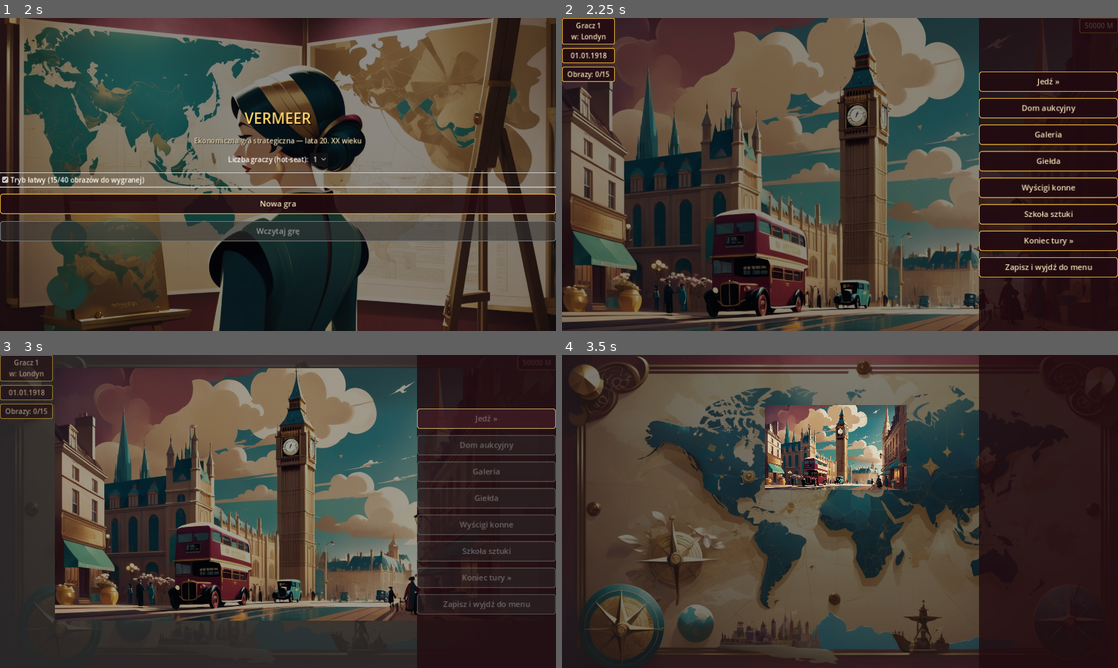
Above: before the commit, frames 1-4 (two rows, left to right).
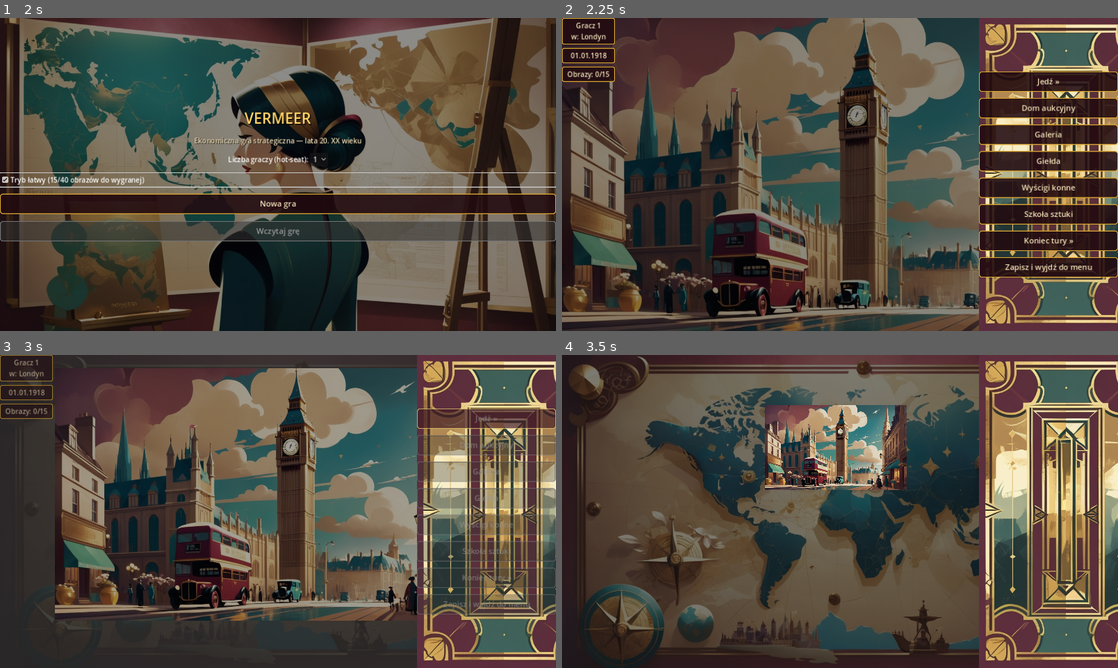
Above: after the commit, the same moments.

Repository: cinekm20/the-forger-retro-tycoon
Game: Godot game, scene res://scenes/main_menu/MainMenu.tscn
Two runs of this game, one before a commit and one after it. Both use one fixed random seed, a clock stepped at 60 frames per second and the inputs below.
Inputs:
- Up to frame 1 (2 s): click "1" at 0.5 s; click "Tryb łatwy (15/40 obrazów do …" at 1.25 s
- Up to frame 2 (2.25 s): click "Nowa gra" at 2 s
- Up to frame 3 (3 s): click "Jedź »" at 2.75 s
- Up to frame 4 (3.5 s): no input

Frame 1 is identical in both runs. In frame 2, 13% of the frame differs, in the area x 75-100%, y 0-100%; in frame 3, 23%; in frame 4, 25%.

Commit message:
Podepnij ozdobną ramkę Art Deco za menu Huba
make_root_side() dostał nowy parametr use_menu_frame — zamiast zwykłego
półprzezroczystego ColorRect renderuje NinePatchRect z menu_frame.jpg,
z marginesem 200px (zmierzone bezpośrednio na pliku 896×896 — płaski
kremowy środek zaczyna się tam), więc ornamentyka narożników zostaje
ostra niezależnie od tego, ile pozycji ma menu w danym mieście. Domyślnie
false — TravelMap.gd/TravelAnimation.gd nadal dostają zwykłe tło, tylko
Hub.gd używa ramki.

Grafika nie ma przezroczystości (płaskie kremowe tło zamiast alpha), ale
przy NinePatchRect to bez znaczenia — środek po prostu wypełnia się tym
samym kremowym kolorem, do którego i tak dociągnięta jest reszta palety.

Diff:
--- a/game/scenes/hub/Hub.gd
+++ b/game/scenes/hub/Hub.gd
@@ -52,8 +52,9 @@
 
 	## Panel boczny na menu nawigacyjne — zostaje w prawym dolnym rogu,
 	## zgodnie z oryginałem, ale bez informacji statusu (te są teraz w
-	## top_row powyżej).
-	root_panel = ScreenHelpers.make_root_side(self)
+	## top_row powyżej). use_menu_frame=true: ozdobna ramka Art Deco
+	## zamiast zwykłego półprzezroczystego tła (docs/GRAFIKA_LEONARDO.md §10).
+	root_panel = ScreenHelpers.make_root_side(self, true, true)
 
 	travel_button = ScreenHelpers.make_button(root_panel, "Jedź »", _on_travel_pressed)
 
--- a/game/scripts/ui/screen_helpers.gd
+++ b/game/scripts/ui/screen_helpers.gd
@@ -47,22 +47,48 @@
 
 const SIDE_PANEL_WIDTH := 320.0
 
+## Ozdobna ramka menu (docs/GRAFIKA_LEONARDO.md §10) — kwadratowa grafika
+## 896×896 z płaskim środkiem zaczynającym się ok. 200px od każdej
+## krawędzi (zmierzone bezpośrednio na pliku). NinePatchRect z tymi
+## marginesami rozciąga tylko płaski środek, ostre narożniki/ornamentyka
+## zostają nietknięte niezależnie od wysokości panelu (różne miasta mają
+## różną liczbę pozycji w menu).
+const MENU_FRAME_TEXTURE := "res://art/ui/menu_frame.jpg"
+const MENU_FRAME_PATCH_MARGIN := 200
+
 ## Wąski panel przy krawędzi ekranu (stała szerokość, pełna wysokość) z
-## półprzezroczystym tłem pod przyciskami — dla ekranów, gdzie reszta
-## ekranu (np. mapa z klikalnymi pinezkami) musi zostać odsłonięta, a nie
-## tylko odsłonięta w pionie jak przy make_root() (ten pełną szerokością
-## i tak zasłaniał grafikę pod spodem). Anchory/offsety ustawiane RĘCZNIE,
-## nie przez set_anchors_preset() — ten liczy offsety na podstawie
-## rozmiaru kontenera W MOMENCIE WYWOŁANIA (czyli 0×0, zanim dojdą
-## jakiekolwiek dzieci), więc dla non-pełnoekranowych presetów zostaje
-## trwale zablokowany na zerowym rozmiarze. Ręczne anchory z ułamkowym
-## anchor + stałym pikselowym offsetem nie mają tego problemu.
-static func make_root_side(parent: Control, on_right: bool = true) -> VBoxContainer:
-	var panel_bg := ColorRect.new()
-	panel_bg.color = Color(COLOR_BURGUNDY_DARK.r, COLOR_BURGUNDY_DARK.g, COLOR_BURGUNDY_DARK.b, 0.8)
-	panel_bg.mouse_filter = Control.MOUSE_FILTER_IGNORE
-	_anchor_side_strip(panel_bg, on_right)
-	parent.add_child(panel_bg)
+## tłem pod przyciskami — dla ekranów, gdzie reszta ekranu (np. mapa z
+## klikalnymi pinezkami) musi zostać odsłonięta, a nie tylko odsłonięta w
+## pionie jak przy make_root() (ten pełną szerokością i tak zasłaniał
+## grafikę pod spodem). Anchory/offsety ustawiane RĘCZNIE, nie przez
+## set_anchors_preset() — ten liczy offsety na podstawie rozmiaru
+## kontenera W MOMENCIE WYWOŁANIA (czyli 0×0, zanim dojdą jakiekolwiek
+## dzieci), więc dla non-pełnoekranowych presetów zostaje trwale
+## zablokowany na zerowym rozmiarze. Ręczne anchory z ułamkowym anchor +
+## stałym pikselowym offsetem nie mają tego problemu.
+##
+## use_menu_frame=true podmienia zwykłe półprzezroczyste tło na ozdobną
+## ramkę (MENU_FRAME_TEXTURE) — na razie tylko Hub.gd (menu nawigacyjne),
+## inne ekrany korzystające z make_root_side (TravelMap/TravelAnimation)
+## nadal dostają domyślne proste tło, żeby nie zmieniać ich wyglądu bez
+## potrzeby.
+static func make_root_side(parent: Control, on_right: bool = true, use_menu_frame: bool = false) -> VBoxContainer:
+	if use_menu_frame:
+		var frame := NinePatchRect.new()
+		frame.texture = load(MENU_FRAME_TEXTURE)
+		frame.patch_margin_left = MENU_FRAME_PATCH_MARGIN
+		frame.patch_margin_top = MENU_FRAME_PATCH_MARGIN
+		frame.patch_margin_right = MENU_FRAME_PATCH_MARGIN
+		frame.patch_margin_bottom = MENU_FRAME_PATCH_MARGIN
+		frame.mouse_filter = Control.MOUSE_FILTER_IGNORE
+		_anchor_side_strip(frame, on_right)
+		parent.add_child(frame)
+	else:
+		var panel_bg := ColorRect.new()
+		panel_bg.color = Color(COLOR_BURGUNDY_DARK.r, COLOR_BURGUNDY_DARK.g, COLOR_BURGUNDY_DARK.b, 0.8)
+		panel_bg.mouse_filter = Control.MOUSE_FILTER_IGNORE
+		_anchor_side_strip(panel_bg, on_right)
+		parent.add_child(panel_bg)
 
 	var root := VBoxContainer.new()
 	root.alignment = BoxContainer.ALIGNMENT_CENTER
Not shown, changed: docs/GRAFIKA_LEONARDO.md
